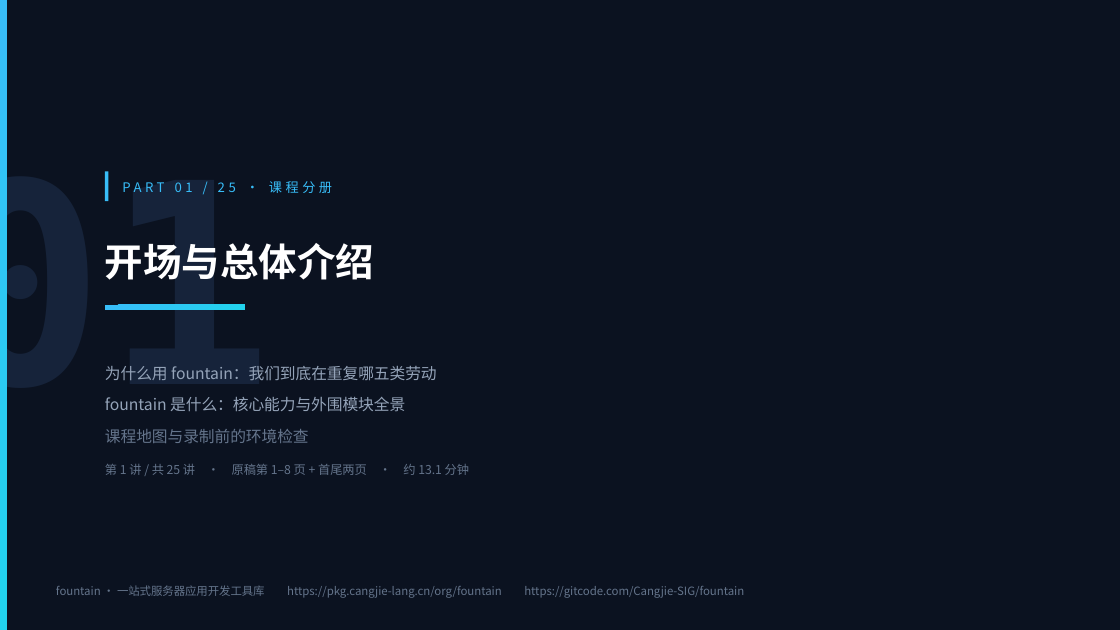
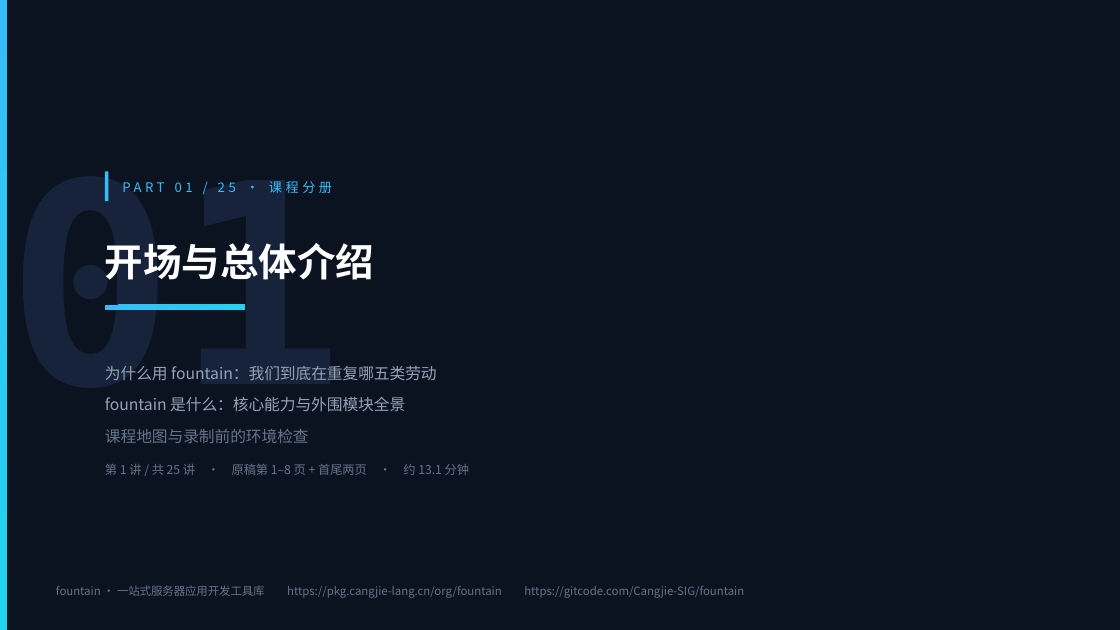
Before and after one commit to cangjielanguage-sig/fountain, a slide deck: slide 1 of docs/speech/parts/speech-01-开场与总体介绍.pptx. Drawn at 1120x630 pixels with LibreOffice and Linux fonts; fonts in the diff are those of the drawing. Boxes give left, top, right and bottom in pixels: in the first picture for what was removed or moved away, otherwise in the second. Text is boxed around its words. In the diff, an @@ line names an element or a change of style, - is before the commit and + after.

```diff
--- a/docs/speech/parts/speech-01-开场与总体介绍.pptx
+++ b/docs/speech/parts/speech-01-开场与总体介绍.pptx
@@ text "01" rewrapped from (0, 157, 273, 441) to (7, 171, 344, 441) @@
```
